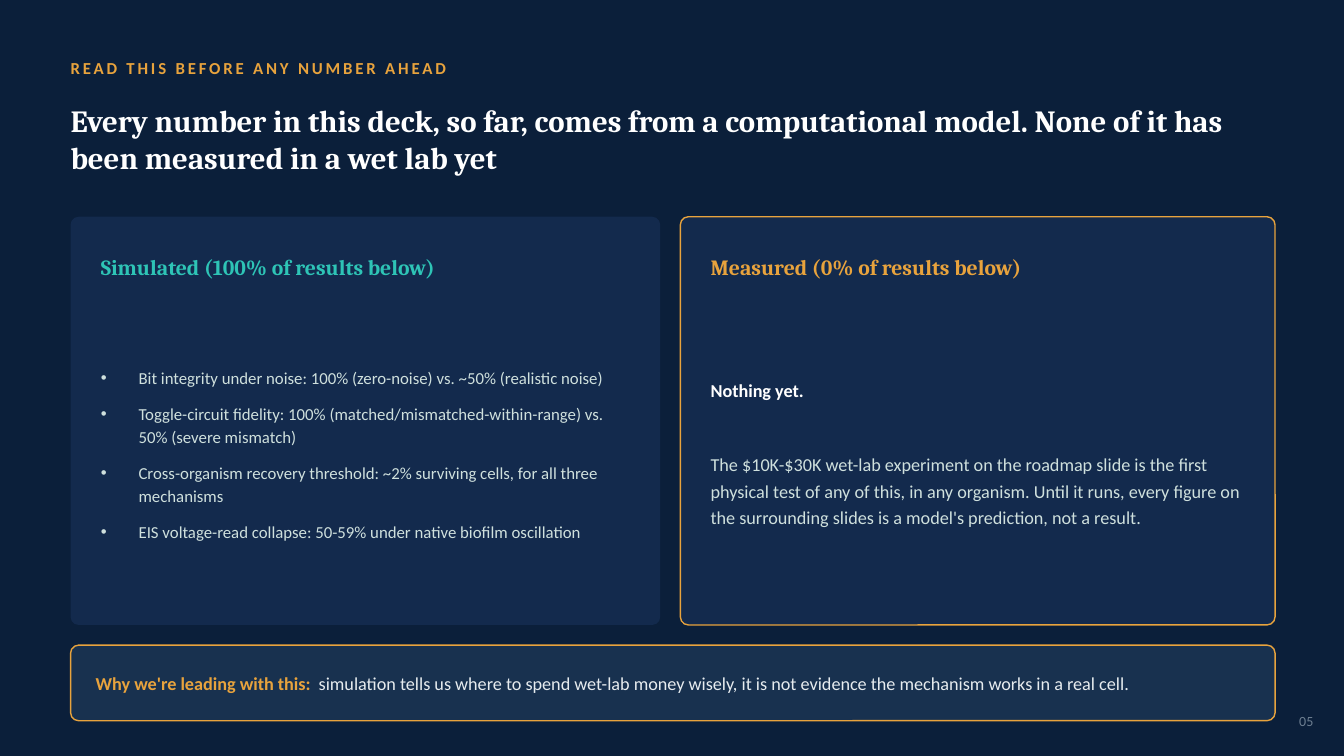
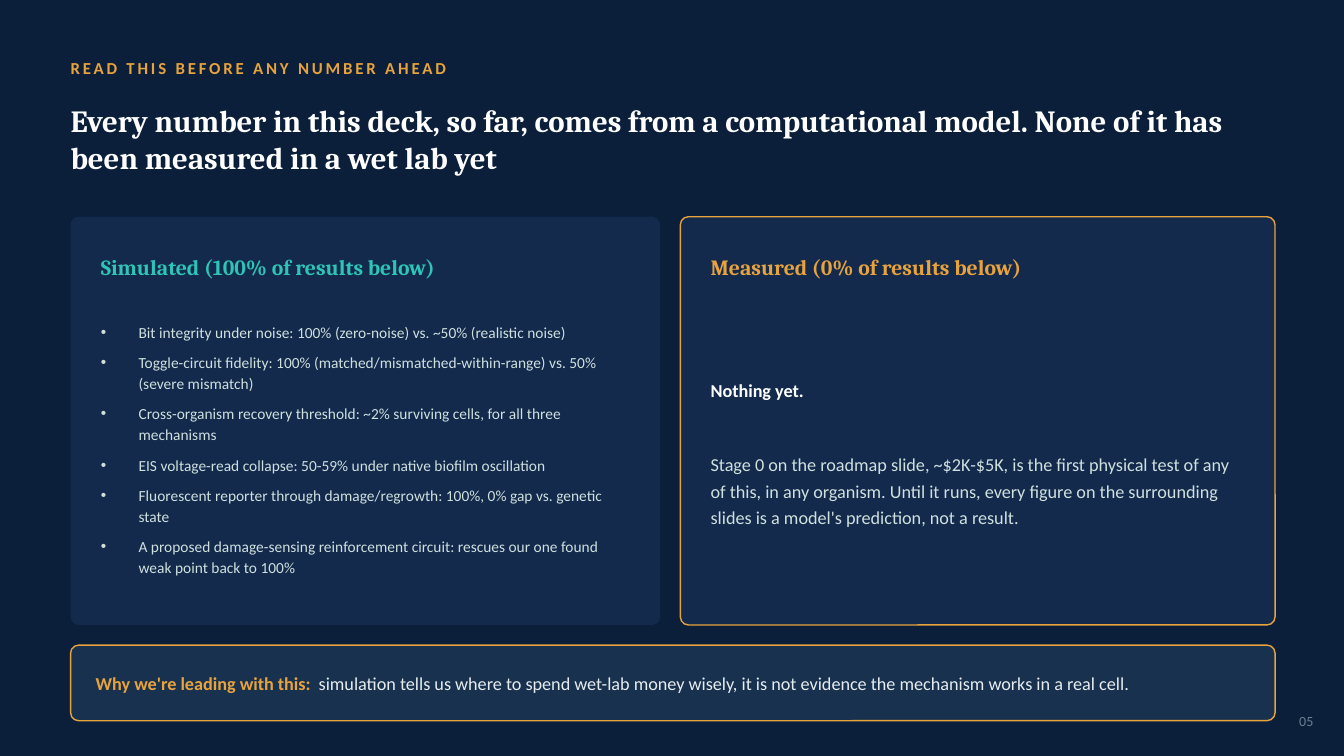
Before and after one commit to rewired89/Acheron, a slide deck: slide 5 of docs/pitch/Acheron_Pitch_Deck.pptx. Drawn at 1344x756 pixels with LibreOffice and Linux fonts; fonts in the diff are those of the drawing. Boxes give left, top, right and bottom in pixels: in the first picture for what was removed or moved away, otherwise in the second. Text is boxed around its words. In the diff, an @@ line names an element or a change of style, - is before the commit and + after.

```diff
--- a/docs/pitch/Acheron_Pitch_Deck.pptx
+++ b/docs/pitch/Acheron_Pitch_Deck.pptx
@@ text "Bit integrity under noise: 100% ...": place and size @@
-text "Bit integrity under noise: 100% ..." at (139, 372, 603, 541)
+text "Bit integrity under noise: 100% ..." at (139, 327, 602, 576)
@@ text at (139, 327, 596, 474): size 12 to 11 pt in "Bit integrity under noise: 100% (zero-noise) vs. ...", "Toggle-circuit fidelity: 100% (matched/mismatched-within-ran ...", "Cross-organism recovery threshold: ~2% surviving cells, for ...", "EIS voltage-read collapse: 50-59% under native biofilm ..."; line spacing 1.15 to 1.12; less space between paragraphs @@
@@ text at (711, 458, 1229, 527): text changed @@
-The $10K-$30K wet-lab experiment on the roadmap slide is the first physical test of any of this, in any organism. Until it runs, every figure on the surrounding slides is a model's prediction, not a result.
+Stage 0 on the roadmap slide, ~$2K-$5K, is the first physical test of any of this, in any organism. Until it runs, every figure on the surrounding slides is a model's prediction, not a result.
@@ text at (139, 490, 602, 576): paragraphs added @@
+• Fluorescent reporter through damage/regrowth: 100%, 0% gap vs. genetic state
+• A proposed damage-sensing reinforcement circuit: rescues our one found weak point back to 100%
```
Also in this commit, not shown: 8 other slides changed, 3 slides added, 1 slide removed, 2 other files.
